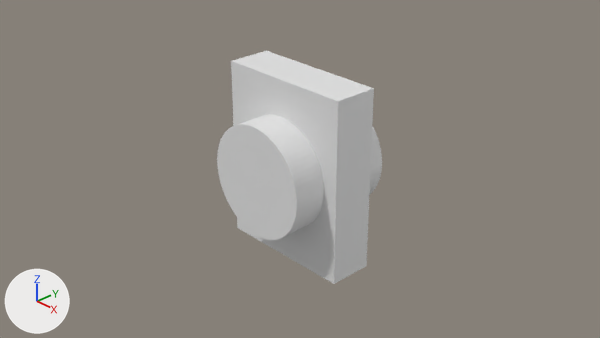
An edit to the Blender file Colloseum.blend, drawn before and after from the same camera.
Before and after are seen from the file's camera 'Camera'. Every picture has the same lights, and +X, +Y and +Z are marked at lower left.
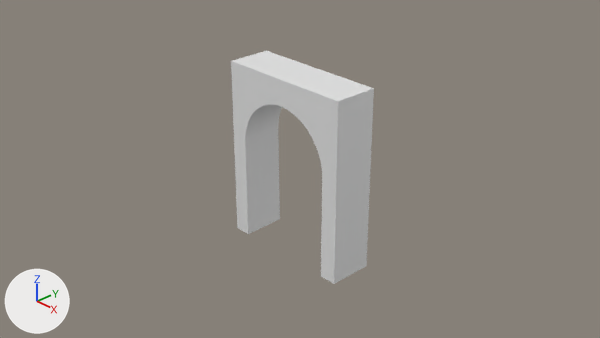
The change, as JSON lines over the scene's bpy script:
```json
{"block": "me_cylinder", "where": "# used by ob_cylinder; location = (0.0, 0.0, 0.0); rotation_euler = (1.571, 0.0, 0.0), in degrees (90, 0, 0); scale = (0.787, 0.787, 0.787)"}
{"op": "remove", "block": "me_cylinder", "code": "me_cylinder.from_pydata(...)  # 128 vertices, 66 faces; spans x -1.0..1.0, y -1.0..1.0, z -1.0..1.0"}
{"op": "add", "block": "me_cylinder", "code": "me_cylinder.from_pydata(...)  # 128 vertices, 66 faces; spans x -1.0..1.0, y -3.33..1.26, z -1.15..0.99"}
{"block": "me_cylinder", "change": "me_cylinder part 1: 128 of 128 vertices moved; they spanned x -1.0..1.0, y -1.0..1.0, z -1.0..1.0 and now span x -1.0..1.0, y -3.33..1.26, z -1.15..0.99; mean shift (0.0, -0.91, -0.04); largest move (1.0, 0.0, 1.0) -> (0.94, -2.54, 0.99)"}
{"op": "add", "block": "ob_cube", "code": "_m = ob_cube.modifiers.new('Boolean', 'BOOLEAN')"}
{"op": "add", "block": "ob_cube", "code": "_m.object = ob_cylinder"}
{"op": "add", "block": "ob_cylinder", "code": "ob_cylinder.hide_set(True)"}
```

Boxes (x1, y1, x2, y2) around the edits, measured in the pictures (600 x 338 px; the box of a moved part takes in the faces that stretch with it):
```json
{"object": "Cube", "change": "reshaped, modifiers changed", "before": [231, 51, 374, 284], "after": [231, 51, 374, 284]}
{"object": "Cylinder", "change": "hidden", "before": [217, 114, 382, 240]}
{"part": 1, "of": "me_cylinder", "change": "moved or reshaped", "before": [217, 114, 382, 240], "after": [245, 105, 282, 234]}
```
